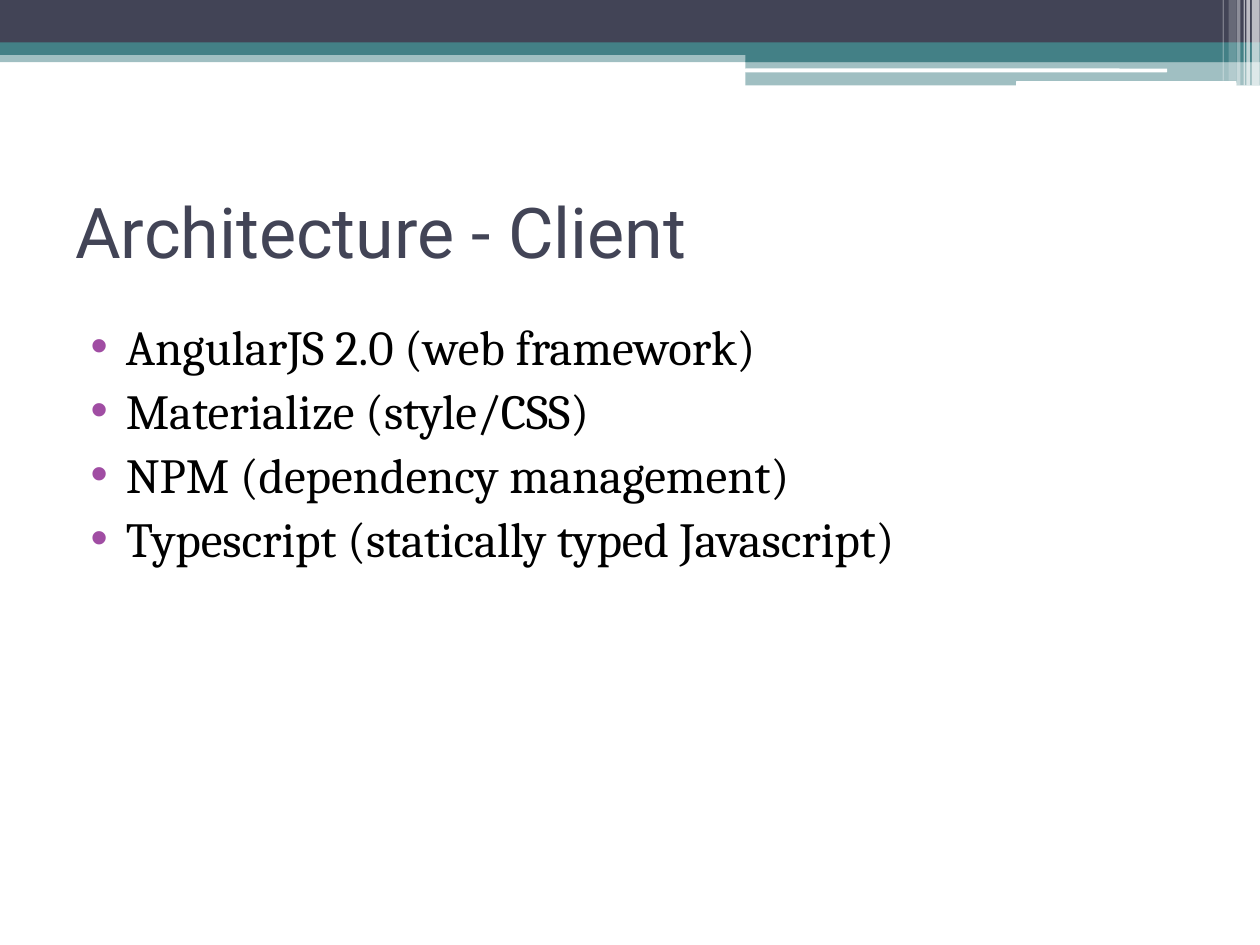
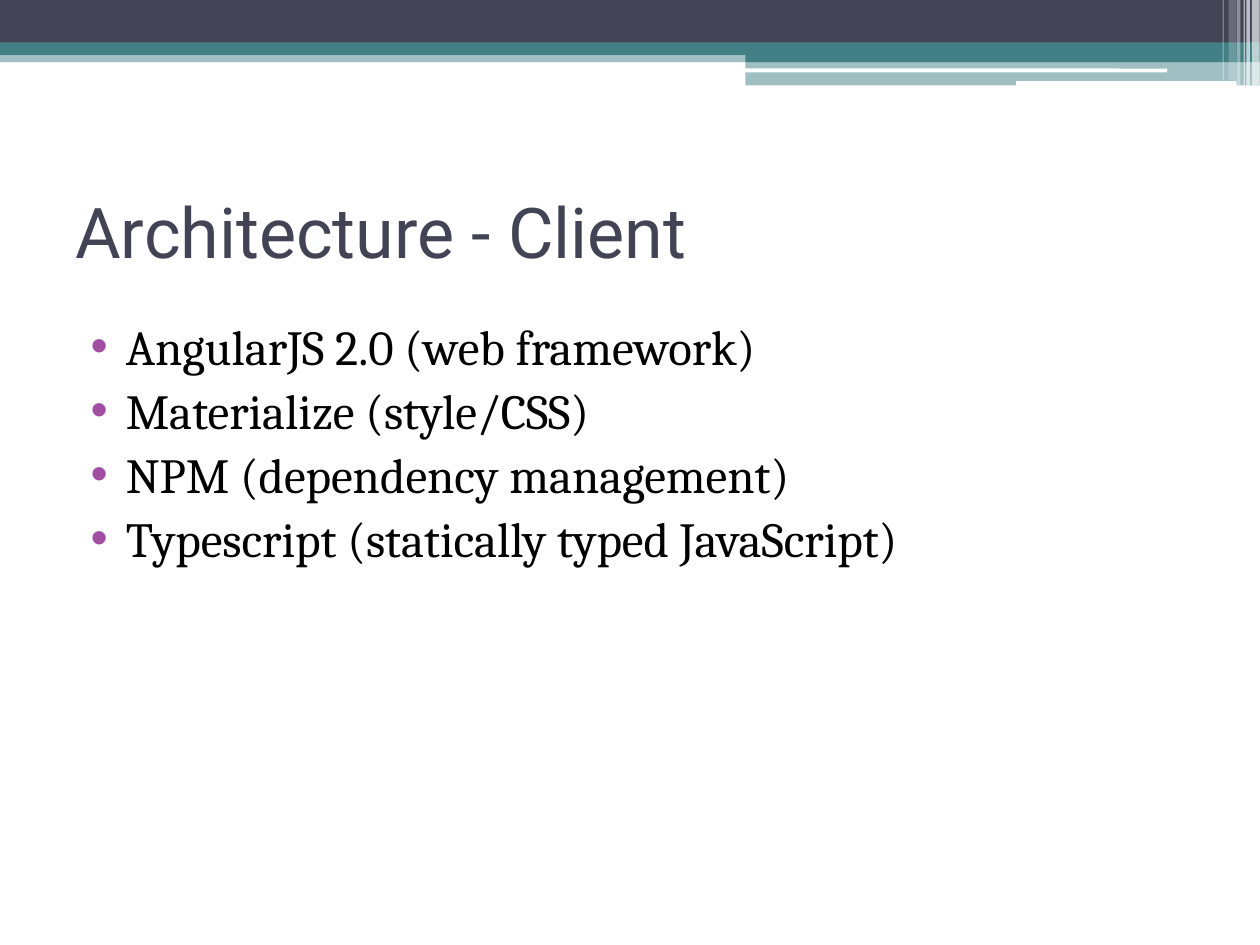
Before and after one commit to hilts-vaughan/internet-computing-wlu, a slide deck: slide 4 of Presentation.pptx. Drawn at 1260x945 pixels with LibreOffice and Linux fonts; fonts in the diff are those of the drawing. Boxes give left, top, right and bottom in pixels: in the first picture for what was removed or moved away, otherwise in the second. Text is boxed around its words. In the diff, an @@ line names an element or a change of style, - is before the commit and + after.

```diff
--- a/Presentation.pptx
+++ b/Presentation.pptx
@@ text at [126,522,898,568]: text changed @@
-• Typescript (statically typed Javascript)
+• Typescript (statically typed JavaScript)
```
Also in this commit, not shown: 2 other slides changed, 2 slides added, 1 other file.
